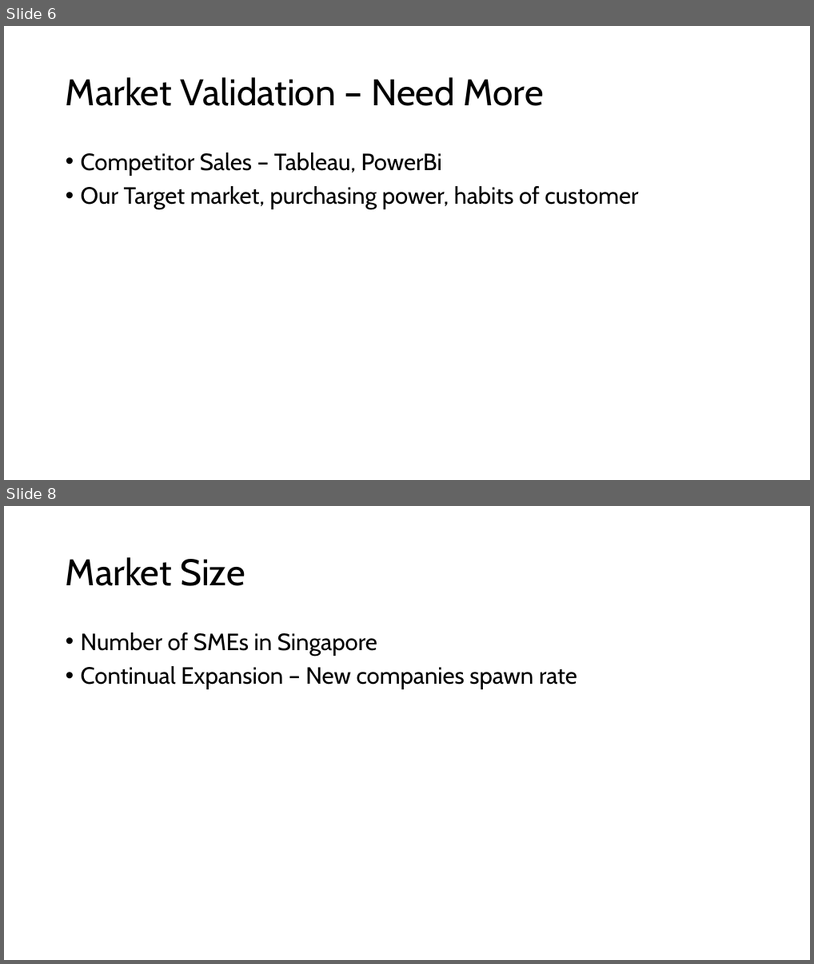
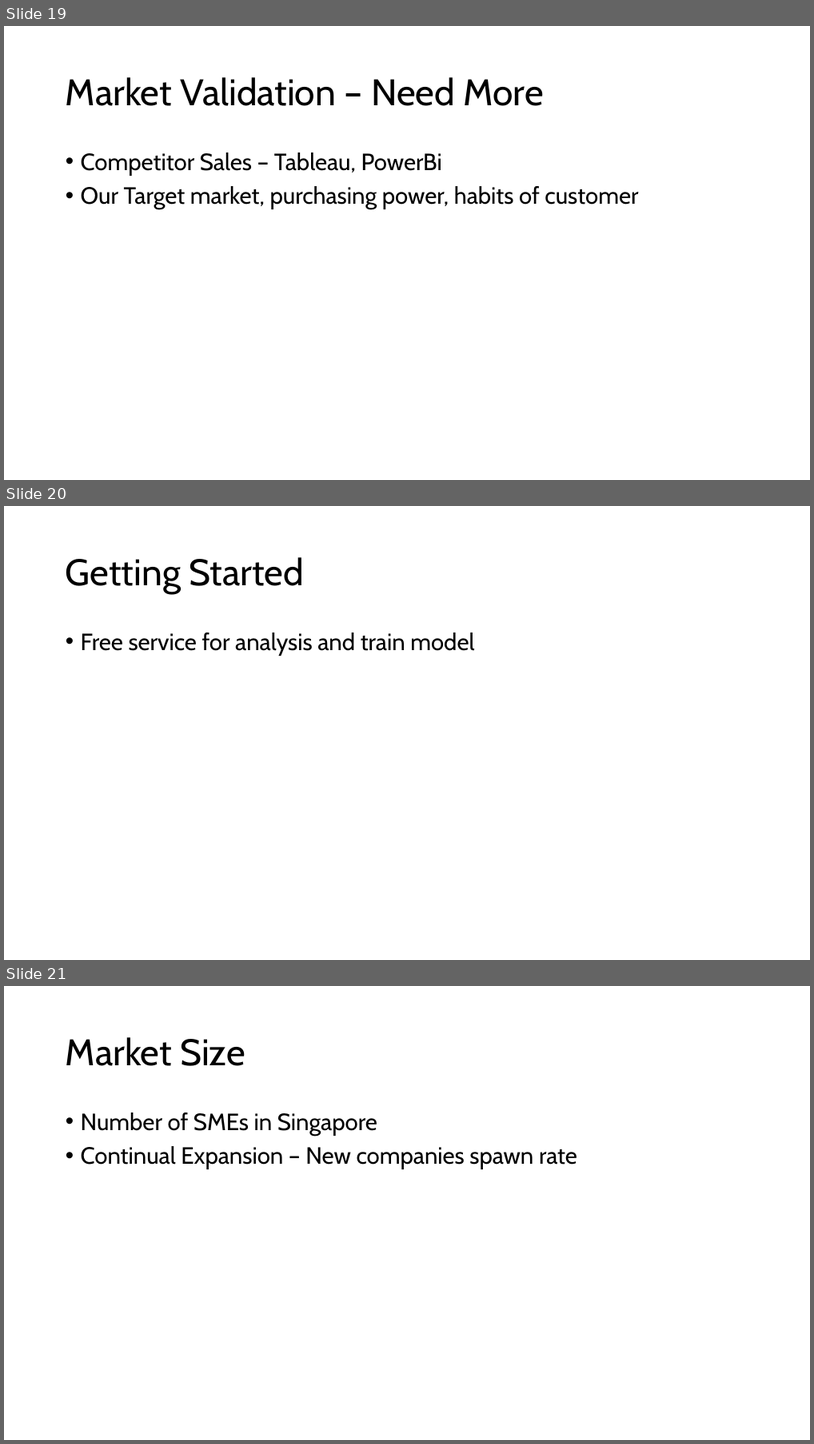
Before and after one commit to ryncii/SprintPOC, a slide deck: PitchDeck.pptx. Shown one above the other, each under a label of ours: slides 6 and 8 before the commit, slides 19, 20 and 21 after it; the slides between them are not shown. The pictures are 814x964 and 814x1444 pixels, drawn with LibreOffice and Linux fonts; fonts in the diff are those of the drawing. Boxes give left, top, right and bottom in pixels: in the first picture for what was removed or moved away, otherwise in the second. Text is boxed around its words. In the diff, an @@ line names an element or a change of style, - is before the commit and + after.

```diff
--- a/PitchDeck.pptx
+++ b/PitchDeck.pptx
@@ slide 20 added at (x1=4, y1=506, x2=810, y2=960), background #FFFFFF @@
@@ title added at (x1=66, y1=557, x2=304, y2=594), 44 pt, text #000000 @@
+Getting Started
@@ text added at (x1=81, y1=632, x2=474, y2=656), 28 pt, text #000000 @@
+• Free service for analysis and train model
@@ what was slide 6 is now slide 19 @@
@@ what was slide 8 is now slide 21 @@
```
Also in this commit, not shown: 7 slides changed, 4 other slides added.
